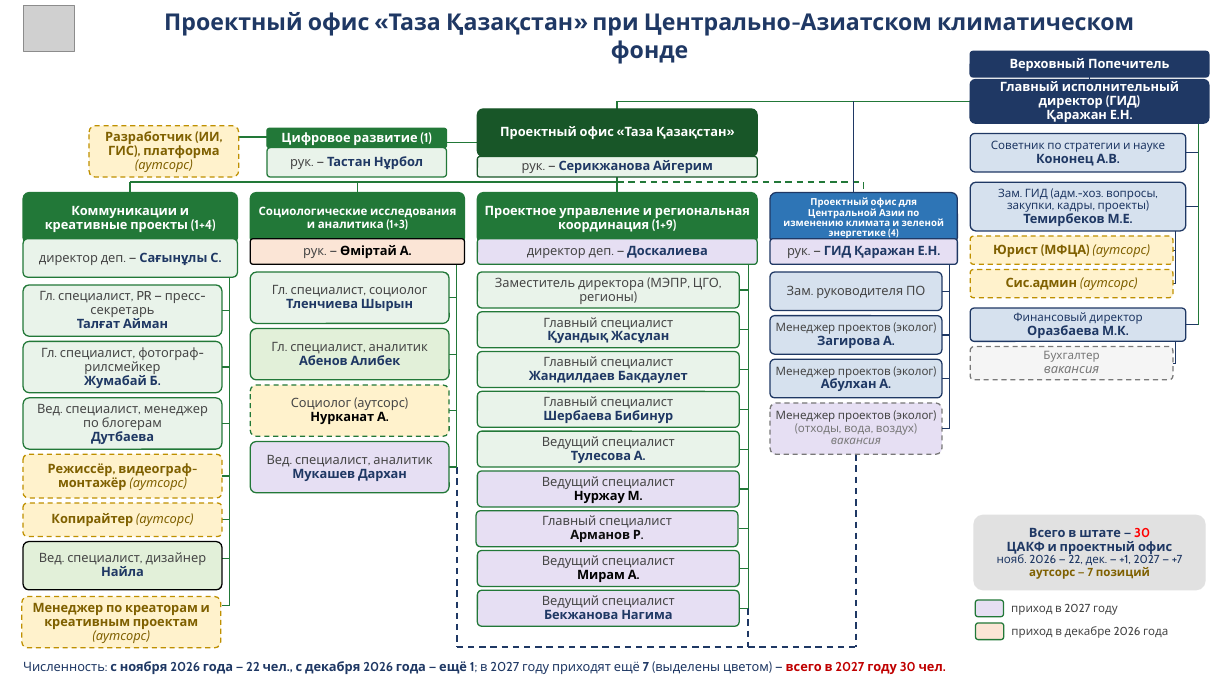
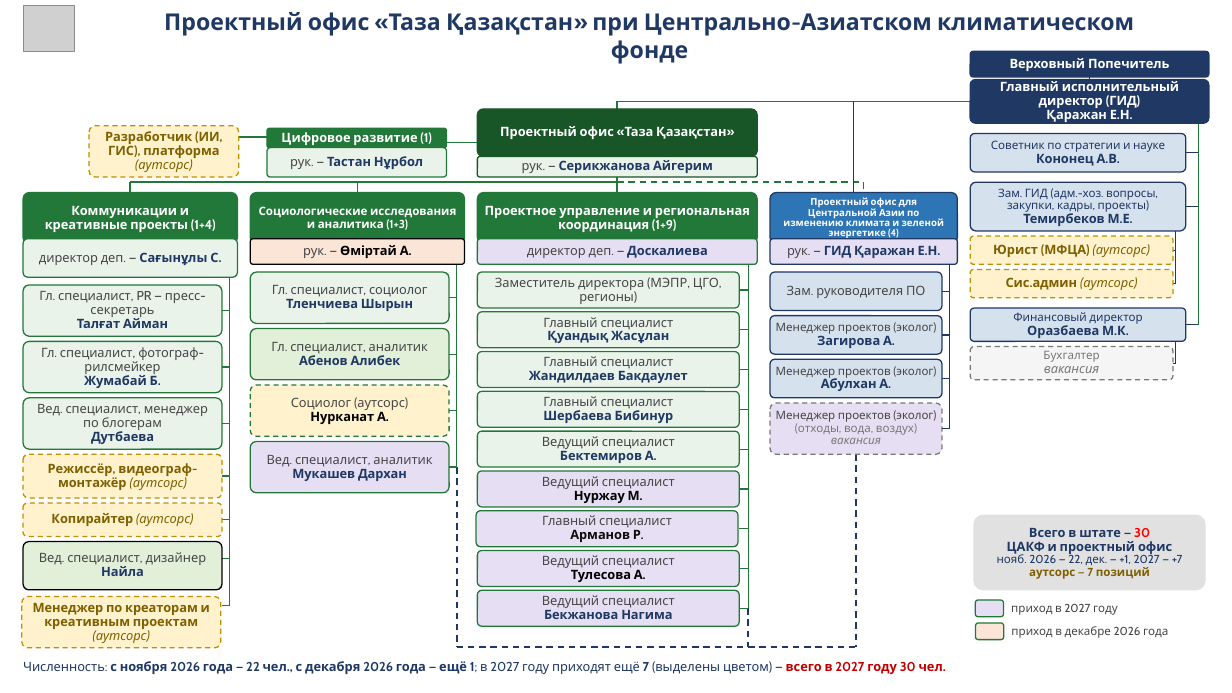
Before and after one commit to murat01042014/obsidian-vault, a slide deck: slide 1 of TAZA/_документы/Структура ЦАКФ и проектного офиса ТК – от Айгерим 20.10 – без окладов.pptx. Drawn at 1232x693 pixels with LibreOffice and Linux fonts; fonts in the diff are those of the drawing; grey boxes stand for pictures. Boxes give left, top, right and bottom in pixels: in the first picture for what was removed or moved away, otherwise in the second. Text is boxed around its words. In the diff, an @@ line names an element or a change of style, - is before the commit and + after.

```diff
--- a/TAZA/_документы/Структура ЦАКФ и проектного офиса ТК – от Айгерим 20.10 – без окладов.pptx
+++ b/TAZA/_документы/Структура ЦАКФ и проектного офиса ТК – от Айгерим 20.10 – без окладов.pptx
@@ text in rounded rectangle at (560,447,654,463): text changed @@
-Тулесова А.
+Бектемиров А.
@@ text in rounded rectangle at (571,567,643,582): text changed @@
-Мирам А.
+Тулесова А.
```
Also in this commit, not shown: 5 other files.
